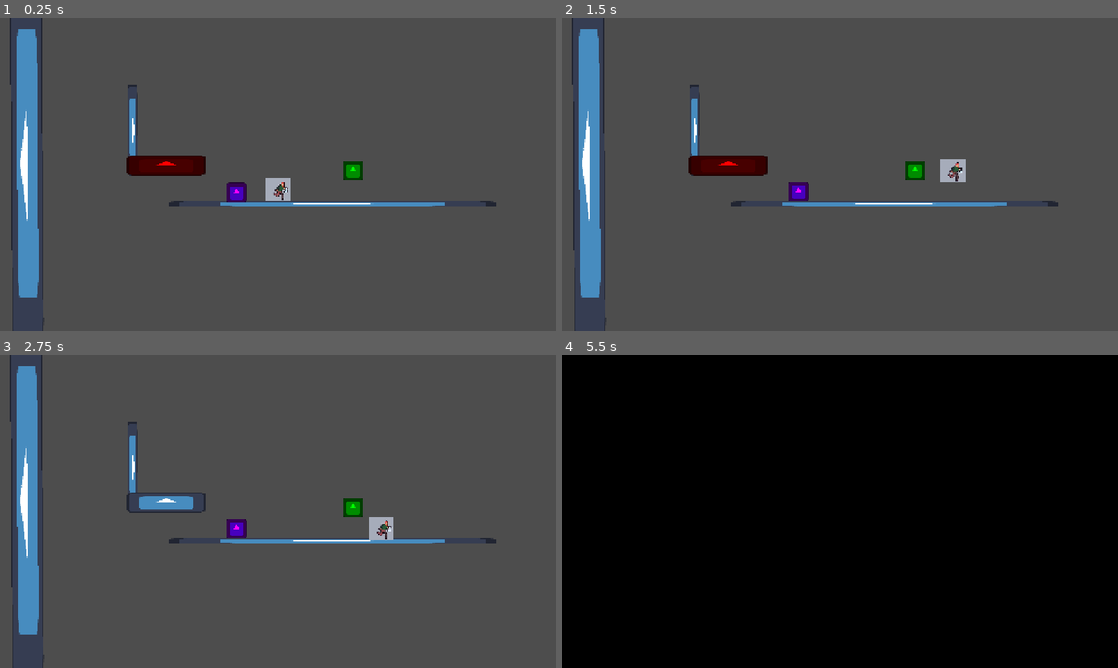
Above: before the commit, frames 1-4 (two rows, left to right).
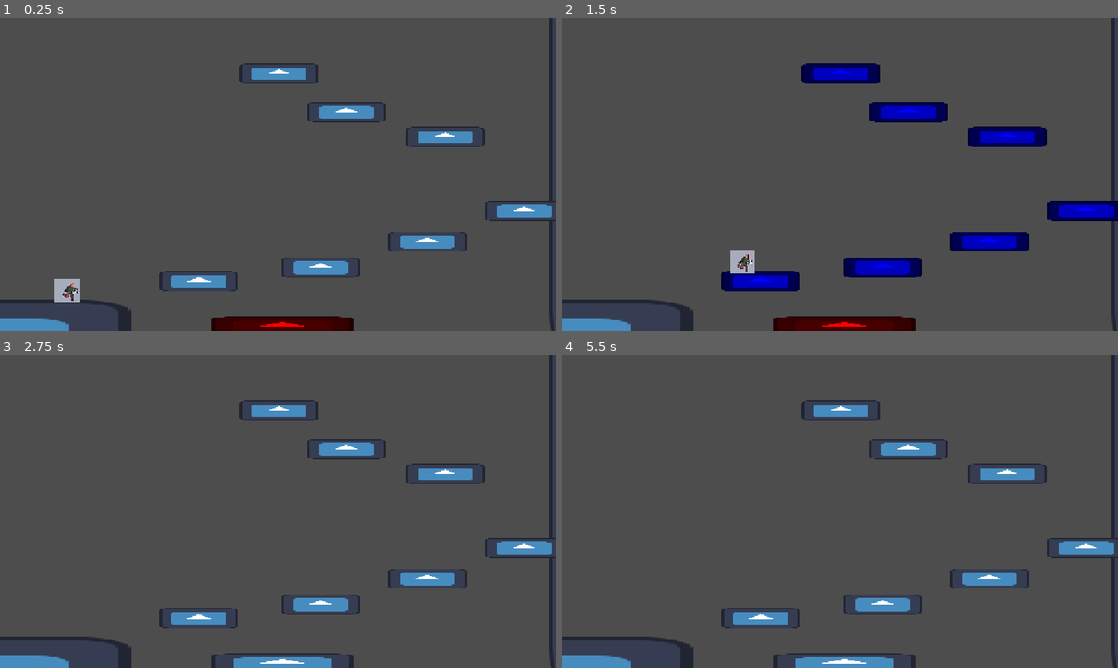
Above: after the commit, the same moments.

Repository: nandedeska/ggj-2026
Game: Godot game, scene res://scenes/LEVEL_ONE.tscn
The game is run twice, just before and just after one commit, with the same random seed, the same clock (stepped at 60 frames per second) and the same inputs. Before the commit the project starts from res://scenes/game.tscn. The engine's default icon, where the game draws it, is replaced by a stand-in: a white triangle on a blue panel in a dark square.
Inputs:
- Up to frame 1 (0.25 s): no input
- Up to frame 2 (1.5 s): tap Enter at 0.5 s; hold F (mask) 0.53-1.28 s; hold D (move_right) from 0.53 s (still down); tap W (jump) at 0.77 s; tap F (mask) at 1.35 s
- Up to frame 3 (2.75 s): tap W (jump) at 1.52 s; release D (move_right) at 2.03 s; hold A (move_left) from 2.03 s (still down); hold F (mask) from 2.03 s (still down)
- Up to frame 4 (5.5 s): release A (move_left) at 2.78 s; release F (mask) at 2.78 s; hold D (move_right) 2.78-4.28 s; tap F (mask) at 2.85, 4.35 s; tap W (jump) at 3.02, 3.77, 4.52 s; hold F (mask) 3.53-4.28 s; hold A (move_left) 4.28-5.03 s; hold D (move_right) from 5.03 s (still down); hold F (mask) from 5.03 s (still down)

The runs differ from the first frame. In frame 1, 13% of the frame differs, in the area x 0-100%, y 0-100%; in frame 2, 15%; in frame 3, 11%; in frame 4, 100%.

Commit message:
fixed level 1 and established level 2
yo

Diff:
--- a/project.godot
+++ b/project.godot
@@ -11,7 +11,7 @@
 [application]
 
 config/name="ggj2026"
-run/main_scene="uid://ogf28fjnty4v"
+run/main_scene="uid://t6mkmfts5mkc"
 config/features=PackedStringArray("4.5", "Mobile")
 config/icon="res://graphics/icon.svg"
 
--- a/scenes/LEVEL_ONE.tscn
+++ b/scenes/LEVEL_ONE.tscn
@@ -18,7 +18,7 @@
 scale = Vector2(5, 5)
 
 [node name="CharacterBody2D" parent="." instance=ExtResource("2_1nicl")]
-position = Vector2(162, -47.000015)
+position = Vector2(-213, 134)
 scale = Vector2(1, 0.99270076)
 
 [node name="StaticBody2D3" parent="." instance=ExtResource("4_5uefb")]
@@ -34,15 +34,16 @@
 position = Vector2(249, 37)
 
 [node name="StaticBody2D6" parent="." instance=ExtResource("4_5uefb")]
-position = Vector2(163, -21)
+position = Vector2(169, -38)
 
 [node name="StaticBody2D7" parent="." instance=ExtResource("4_5uefb")]
-position = Vector2(65, -71)
+position = Vector2(69, -63)
+
+[node name="StaticBody2D10" parent="." instance=ExtResource("4_5uefb")]
+position = Vector2(1, -102)
 
 [node name="StaticBody2D8" parent="." instance=ExtResource("3_1nicl")]
-position = Vector2(-29, 152)
-
-[node name="StaticBody2D10" parent="." instance=ExtResource("3_1nicl")]
-position = Vector2(1, -105)
+position = Vector2(5, 153)
+scale = Vector2(1.8000008, 0.88)
 
 [node name="Controller" parent="." instance=ExtResource("5_5uefb")]
--- /dev/null
+++ b/scenes/LEVEL_TWO.tscn
@@ -0,0 +1,3 @@
+[gd_scene format=3 uid="uid://ddx7e3pqpqbpo"]
+
+[node name="Node2D" type="Node2D"]
Not shown: 1 places in scenes/LEVEL_ONE.tscn that only renumber resources
